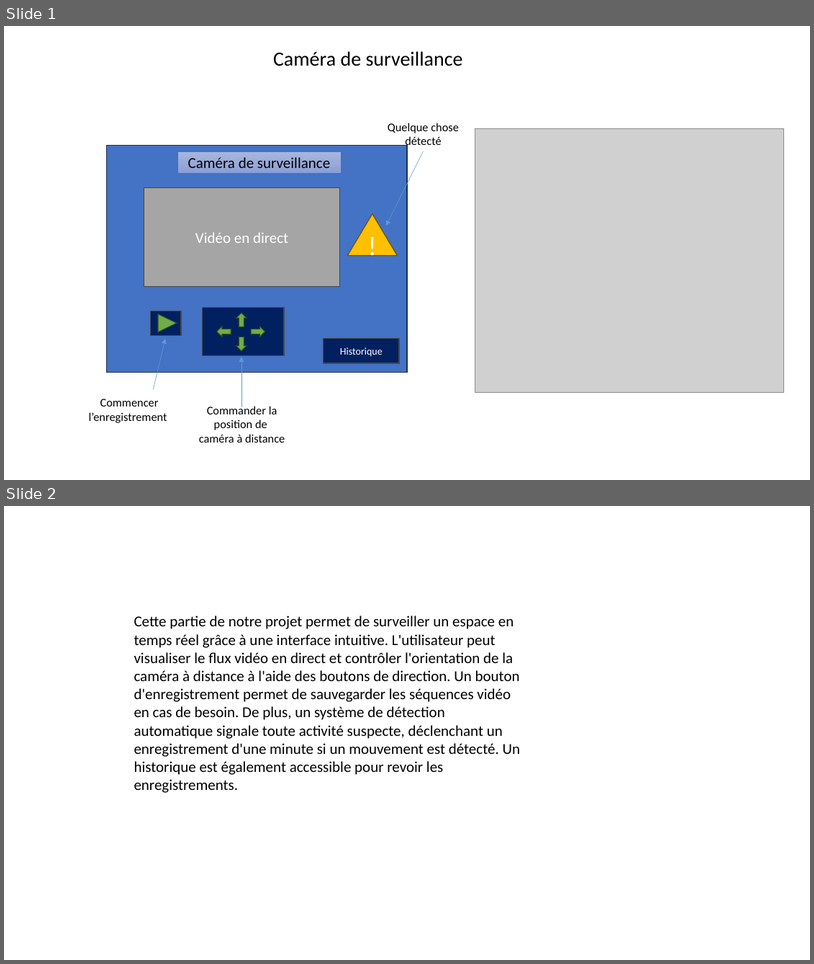
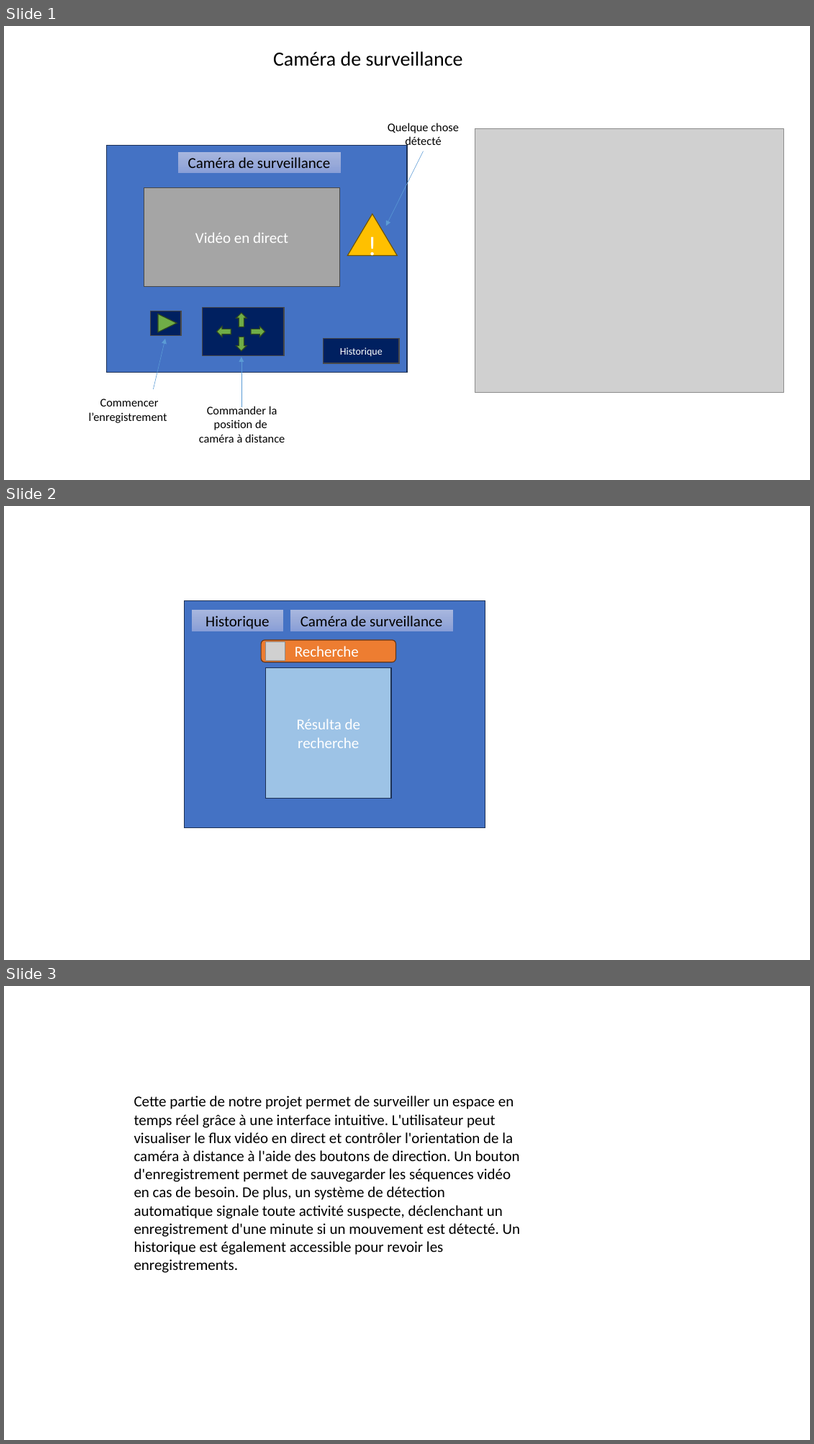
Before and after one commit to mejriomar/surveillance-system, a slide deck: caméra.pptx. Shown one above the other, each under a label of ours: slides 1 and 2 before the commit, slides 1, 2 and 3 after it. The pictures are 814x964 and 814x1444 pixels, drawn with LibreOffice and Linux fonts; fonts in the diff are those of the drawing; grey boxes stand for pictures. Boxes give left, top, right and bottom in pixels: in the first picture for what was removed or moved away, otherwise in the second. Text is boxed around its words. In the diff, an @@ line names an element or a change of style, - is before the commit and + after.

Commit message:
add search diagram in the presentation

```diff
--- a/caméra.pptx
+++ b/caméra.pptx
@@ slide 2 added at box(4, 506, 810, 960), background #FFFFFF @@
@@ rectangle added at box(185, 601, 486, 828), fill #4472C4, outline #1E3256 1 pt @@
@@ rectangle added at box(191, 610, 283, 632), fill gradient #A8B7DF to #9AABD9 to #889ED7, outline #4472C4 0.5 pt, 18 pt, text #000000 @@
+Historique
@@ rectangle added at box(290, 610, 453, 632), fill gradient #A8B7DF to #9AABD9 to #889ED7, outline #4472C4 0.5 pt, 18 pt, text #000000 @@
+Caméra de surveillance
@@ rounded rectangle added at box(261, 640, 396, 662), fill #ED7D31, outline #683715 1 pt, 18 pt, text #FFFFFF @@
+Recherche
@@ picture added at box(266, 641, 286, 661) @@
@@ rectangle added at box(266, 667, 391, 798), fill #9DC3E6, outline #1E3256 1 pt, 18 pt, text #FFFFFF @@
+Résulta de recherche
@@ what was slide 2 is now slide 3 @@
```
